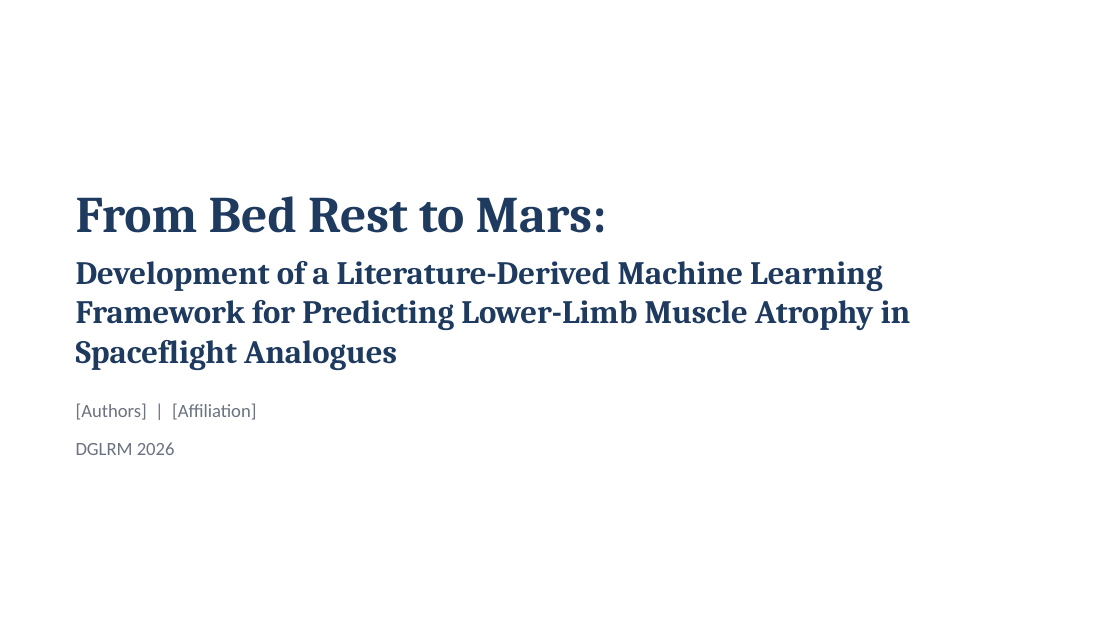
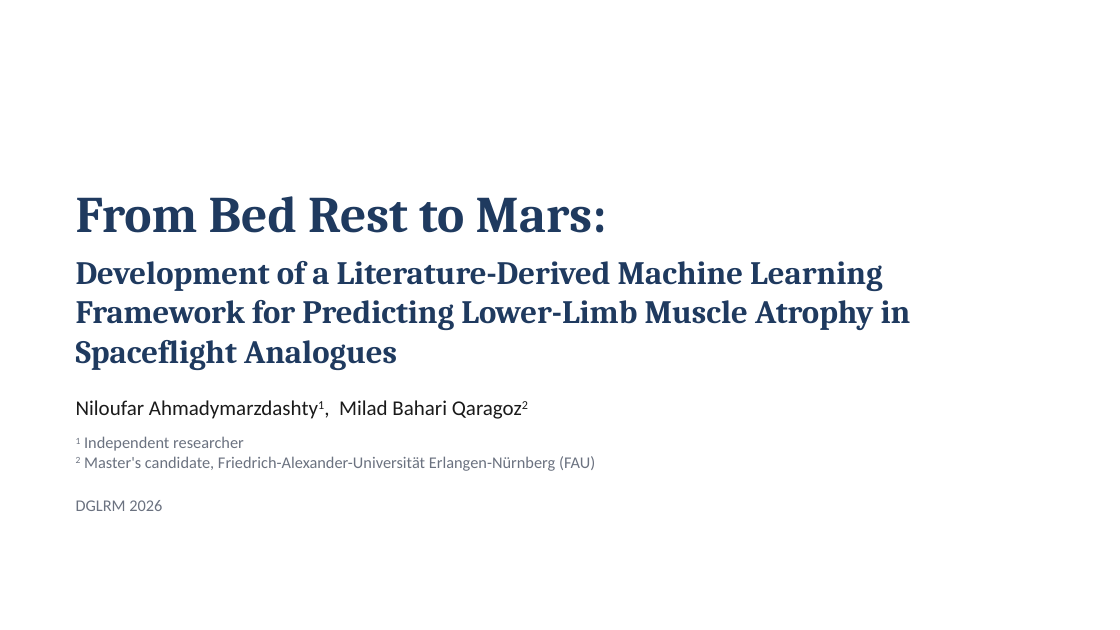
Before and after one commit to MiladBahariQaragoz/BedrestToMars, a slide deck: slide 1 of presentation/bed-rest-to-mars-talk.pptx. Drawn at 1120x630 pixels with LibreOffice and Linux fonts; fonts in the diff are those of the drawing. Boxes give left, top, right and bottom in pixels: in the first picture for what was removed or moved away, otherwise in the second. Text is boxed around its words. In the diff, an @@ line names an element or a change of style, - is before the commit and + after.

```diff
--- a/presentation/bed-rest-to-mars-talk.pptx
+++ b/presentation/bed-rest-to-mars-talk.pptx
@@ text at (76, 400, 447, 415): text changed; size 16 to 18 pt; text colour #6B7280 to #1A1A1A @@
-[Authors] | [Affiliation]
+Niloufar Ahmadymarzdashty1, Milad Bahari Qaragoz2
@@ text added at (76, 436, 595, 471), 14 pt, text #6B7280 @@
+1 Independent researcher
+2 Master's candidate, Friedrich-Alexander-Universität Erlangen-Nürnberg (FAU)
@@ text "DGLRM 2026": place and size @@
-text "DGLRM 2026" at (76, 442, 175, 455)
+text "DGLRM 2026" at (76, 500, 162, 511)
@@ text "DGLRM 2026" at (76, 500, 162, 511): size 16 to 14 pt @@
```
Also in this commit, not shown: 9 other slides changed, 3 other files.
